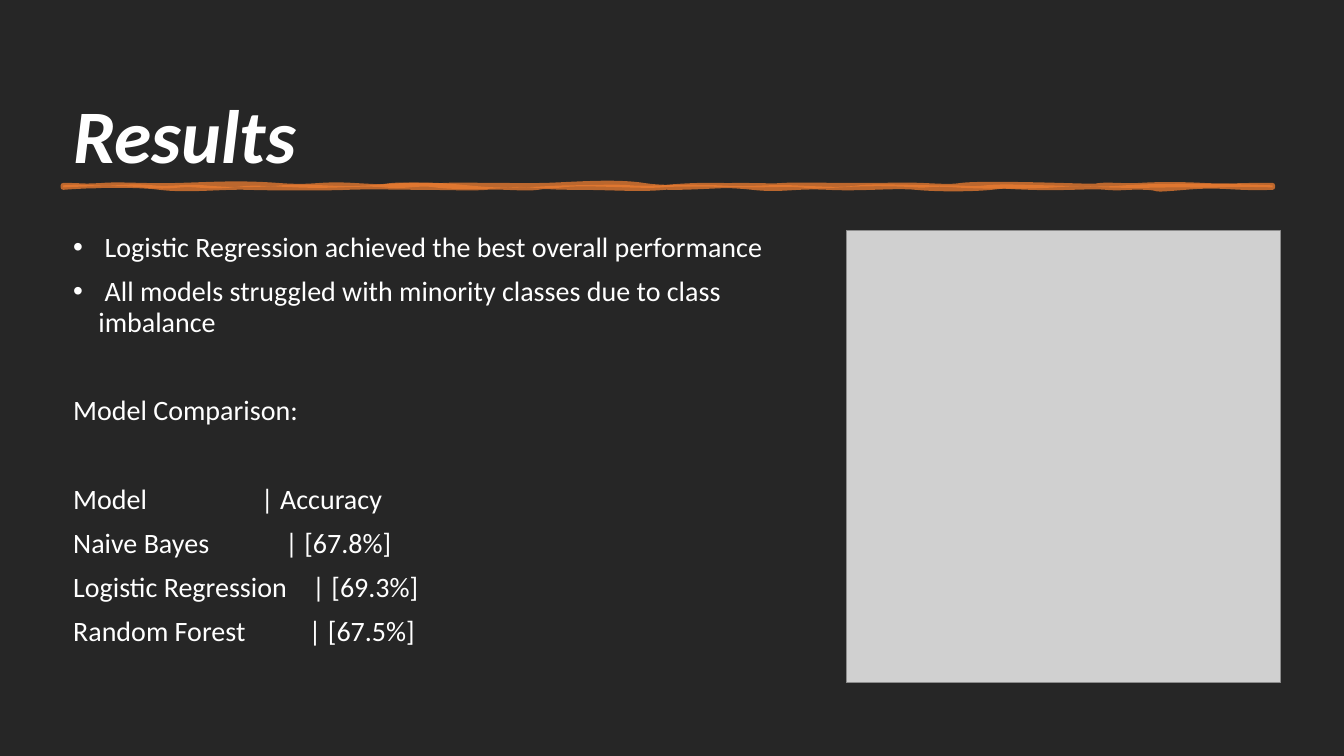
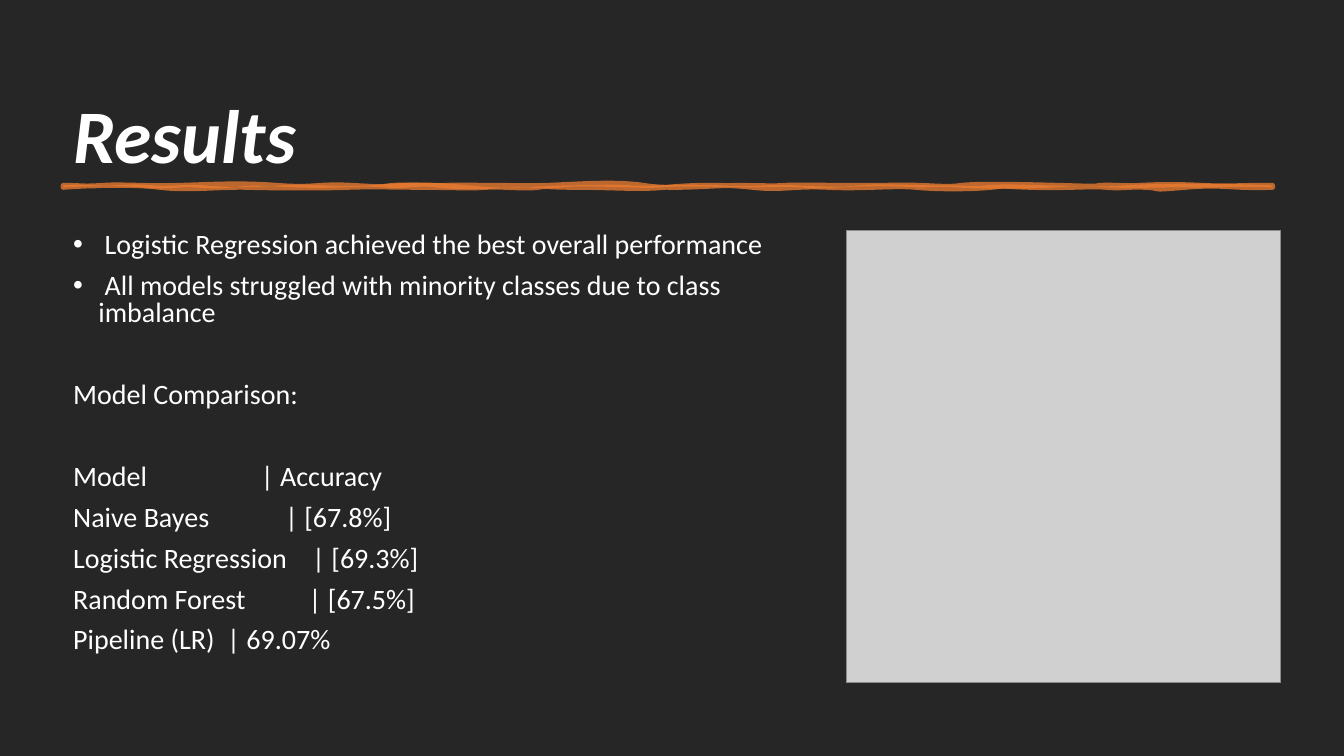
Before and after one commit to Alexk-creator/Phase_4_project, a slide deck: slide 6 of presentation.pptx. Drawn at 1344x756 pixels with LibreOffice and Linux fonts; fonts in the diff are those of the drawing; grey boxes stand for pictures. Boxes give left, top, right and bottom in pixels: in the first picture for what was removed or moved away, otherwise in the second. Text is boxed around its words. In the diff, an @@ line names an element or a change of style, - is before the commit and + after.

```diff
--- a/presentation.pptx
+++ b/presentation.pptx
@@ text at (73,234,762,613): line spacing 0.9 to 0.8 @@
@@ text at (73,628,330,654): paragraph added @@
+Pipeline (LR) | 69.07%
```
Also in this commit, not shown: 2 other files.
